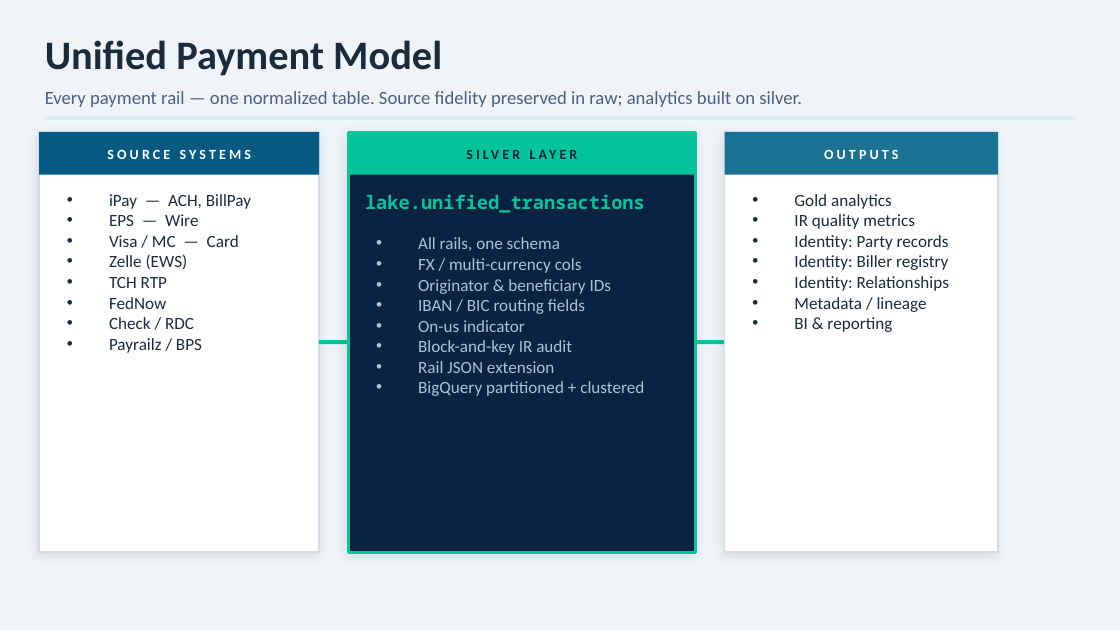
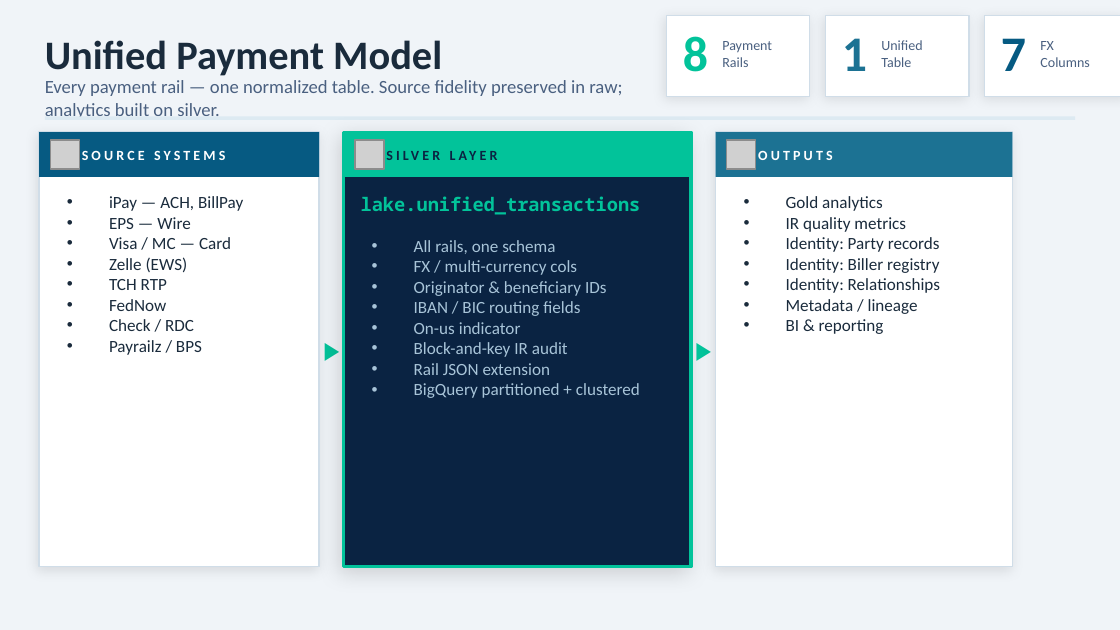
Before and after one commit to MonkeyWrenchGang/jhbi_silver_design, a slide deck: slide 3 of deliverables/JHBI_Unified_Payments_Platform.pptx. Drawn at 1120x630 pixels with LibreOffice and Linux fonts; fonts in the diff are those of the drawing; grey boxes stand for pictures. Boxes give left, top, right and bottom in pixels: in the first picture for what was removed or moved away, otherwise in the second. Text is boxed around its words. In the diff, an @@ line names an element or a change of style, - is before the commit and + after.

Commit message:
Update Unified Payments Platform deck with icons and visual polish
Added react-icons (bolt, fingerprint, cloud, brain, etc.) to every
slide, decorative background shapes for depth, stat callout boxes
on architecture and summary slides, and varied card layouts with
icon circles. Much more visual impact.

```diff
--- a/deliverables/JHBI_Unified_Payments_Platform.pptx
+++ b/deliverables/JHBI_Unified_Payments_Platform.pptx
@@ rectangle added at (666, 16, 810, 96), fill #FFFFFF, outline #D0DDE8 1 pt @@
@@ rectangle added at (825, 16, 969, 96), fill #FFFFFF, outline #D0DDE8 1 pt @@
@@ rectangle added at (984, 16, 1120, 96), fill #FFFFFF, outline #D0DDE8 1 pt @@
@@ text added at (683, 36, 708, 72), 32 pt, text #02C39A, bold @@
+8
@@ text added at (722, 41, 772, 67), 9 pt, text #4A6080 @@
+Payment
+Rails
@@ text added at (842, 38, 867, 71), 32 pt, text #1C7293, bold @@
+1
@@ text added at (881, 40, 922, 67), 9 pt, text #4A6080 @@
+Unified
+Table
@@ text added at (1001, 38, 1026, 71), 32 pt, text #065A82, bold @@
+7
@@ text added at (1040, 41, 1089, 67), 9 pt, text #4A6080 @@
+FX
+Columns
@@ text "Every payment rail — one ..." rewrapped from (45, 91, 756, 107) to (45, 80, 622, 117) @@
@@ text "SILVER LAYER": place and size @@
-text "SILVER LAYER" at (759, 91, 802, 104)
+text "SILVER LAYER" at (177, 103, 220, 116)
@@ rectangle: place and size @@
-rectangle at (39, 132, 319, 552)
+rectangle at (39, 132, 319, 567)
@@ picture added at (50, 140, 80, 169) @@
@@ alignment centre to left in 3 elements at (758, 151, 832, 160), (177, 103, 220, 116), (82, 150, 225, 160) @@
@@ text "SOURCE SYSTEMS": place and size @@
-text "SOURCE SYSTEMS" at (107, 149, 251, 159)
+text "SOURCE SYSTEMS" at (82, 150, 225, 160)
@@ rectangle: place and size @@
-rectangle at (348, 132, 696, 175)
+rectangle at (344, 132, 691, 177)
@@ rectangle: place and size @@
-rectangle at (348, 132, 696, 552)
+rectangle at (344, 132, 691, 567)
@@ rectangle at (344, 132, 691, 567): shadow changed @@
@@ picture added at (355, 140, 384, 169) @@
@@ rectangle: place and size @@
-rectangle at (725, 132, 998, 175)
+rectangle at (716, 132, 1012, 177)
@@ rectangle: place and size @@
-rectangle at (725, 132, 998, 552)
+rectangle at (716, 132, 1012, 567)
@@ picture added at (727, 140, 756, 169) @@
@@ text "OUTPUTS": place and size @@
-text "OUTPUTS" at (824, 150, 898, 159)
+text "OUTPUTS" at (758, 151, 832, 160)
@@ text "iPay — ACH, BillPay" rewrapped from (109, 194, 251, 353) to (109, 196, 243, 355) @@
@@ text "lake.unified_transactions": place and size @@
-text "lake.unified_transactions" at (365, 194, 645, 213)
+text "lake.unified_transactions" at (361, 196, 641, 215)
@@ text "Gold analytics": place and size @@
-text "Gold analytics" at (794, 194, 949, 332)
+text "Gold analytics" at (786, 196, 940, 334)
@@ text "All rails, one schema": place and size @@
-text "All rails, one schema" at (418, 237, 644, 396)
+text "All rails, one schema" at (414, 240, 640, 398)
@@ text added at (319, 327, 344, 372), 16 pt, text #02C39A @@
+▶
@@ text added at (691, 327, 716, 372), 16 pt, text #02C39A @@
+▶
@@ line removed from (319, 343) to (348, 343) @@
@@ line removed from (696, 343) to (725, 343) @@
```
Also in this commit, not shown: 6 other slides changed.
